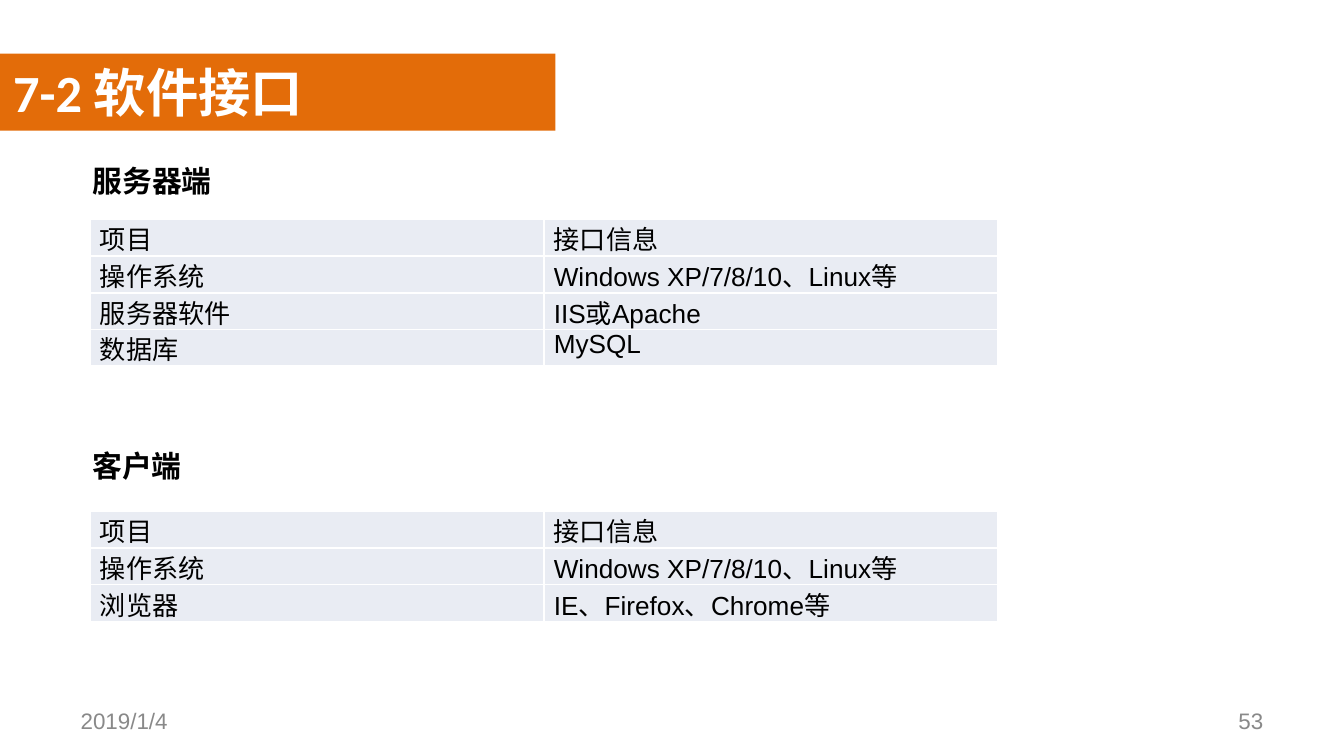
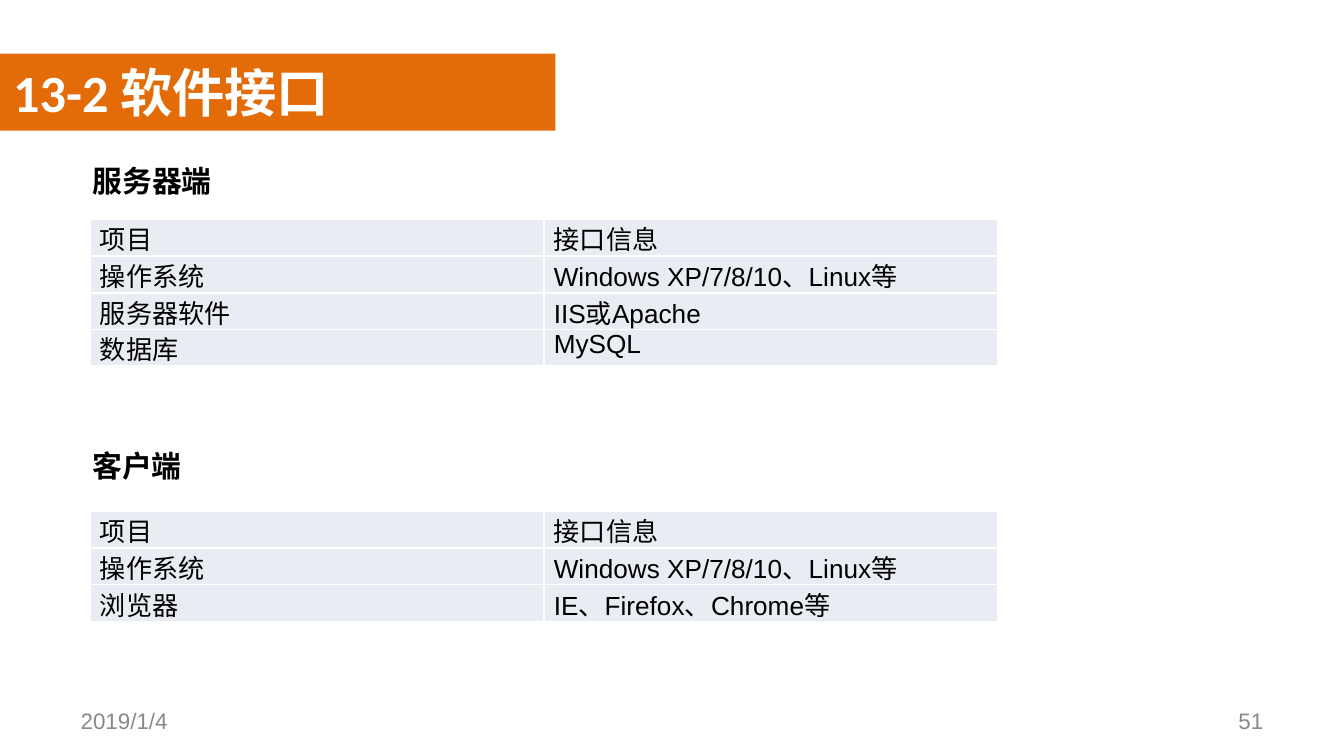
Before and after one commit to SoftwareRequirtmentsG02/Document, a slide deck: slide 51 of 案例教学系统/受控文档/分析设计/PPT/PRD2018-G02-SRS评审PPT.pptx (slide 53 before the commit). Drawn at 1344x756 pixels with LibreOffice and Linux fonts; fonts in the diff are those of the drawing; background and template pictures are left out. Boxes give left, top, right and bottom in pixels: in the first picture for what was removed or moved away, otherwise in the second. Text is boxed around its words. In the diff, an @@ line names an element or a change of style, - is before the commit and + after.

```diff
--- a/案例教学系统/受控文档/分析设计/PPT/PRD2018-G02-SRS评审PPT.pptx
+++ b/案例教学系统/受控文档/分析设计/PPT/PRD2018-G02-SRS评审PPT.pptx
@@ text at [13,67,329,117]: text changed @@
-7-2 软件接口
+13-2 软件接口
@@ page number at [1238,713,1263,729]: text changed @@
-53
+51
```
Also in this commit, not shown: 10 other slides changed, 2 slides removed, 21 other files.
